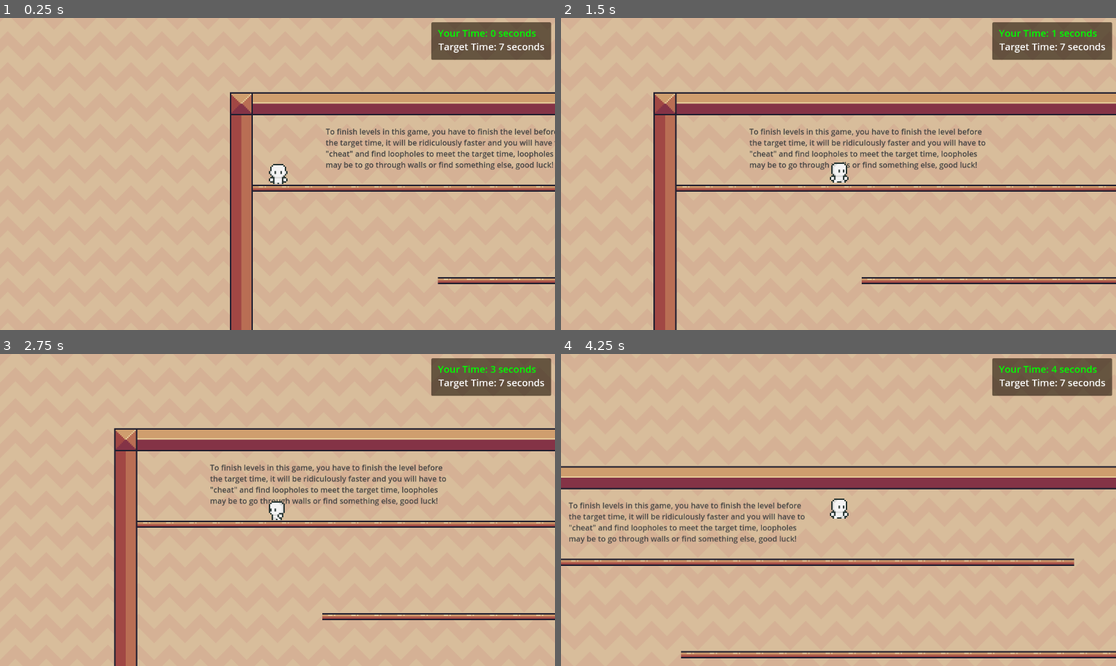
Above: before the commit, frames 1-4 (two rows, left to right).
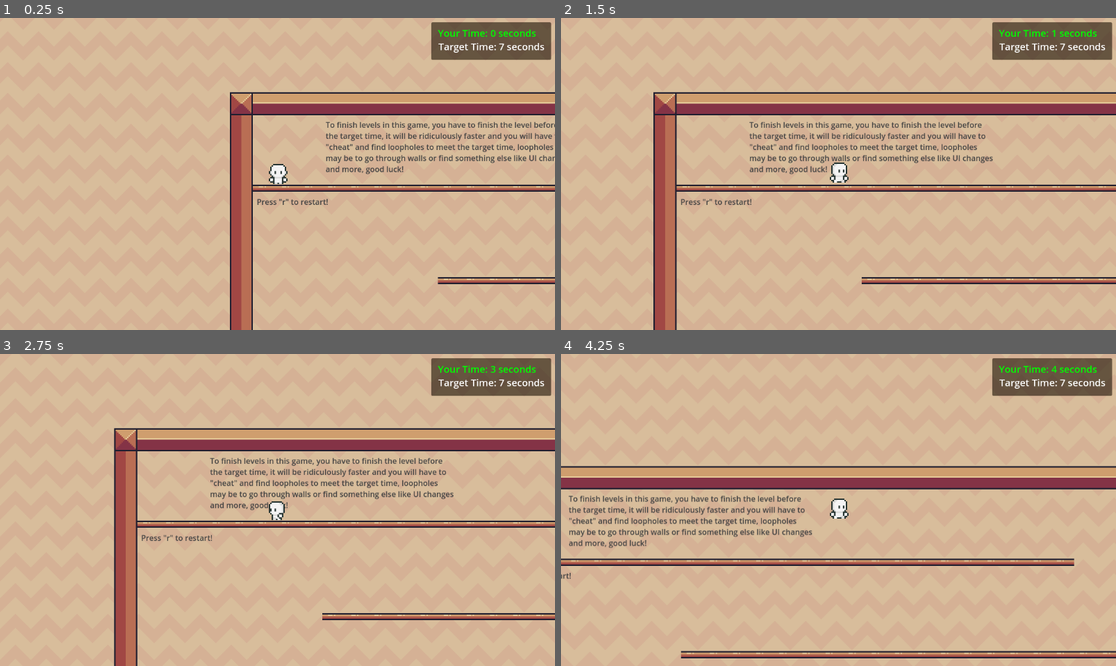
Above: after the commit, the same moments.

Repository: SwiftyProgrammer690/arcade-jam
Game: Godot game, scene res://Scenes/real_level_1.tscn
The game is run twice, just before and just after one commit, with the same random seed, the same clock (stepped at 60 frames per second) and the same inputs. This scene is started directly instead of the project's main scene.
Inputs:
- Up to frame 1 (0.25 s): no input
- Up to frame 2 (1.5 s): tap R at 0.5, 1.25 s; hold D (right) from 0.53 s (still down); tap Space (up) at 0.77 s
- Up to frame 3 (2.75 s): tap Space (up) at 1.52 s; tap R at 2 s; release D (right) at 2.03 s; hold A (left) from 2.03 s (still down)
- Up to frame 4 (4.25 s): tap R at 2.75, 3.5 s; release A (left) at 2.78 s; hold D (right) from 2.78 s (still down); tap Space (up) at 3.02, 3.77 s

The runs differ from the first frame. In frame 1, 3.3% of the frame differs, in the area x 46-100%, y 33-60%; in frame 2, 3.3%; in frame 3, 3.4%; in frame 4, 3.4%, in the area x 0-46%, y 45-73%.

Commit message:
8

Diff:
--- a/Scenes/real_level_1.tscn
+++ b/Scenes/real_level_1.tscn
@@ -641,22 +641,6 @@
 texture = ExtResource("1_1bkut")
 stretch_mode = 1
 
-[node name="RichTextLabel" type="RichTextLabel" parent="."]
-modulate = Color(0.258824, 0.258824, 0.258824, 1)
-offset_left = 439.0
-offset_top = 645.0
-offset_right = 949.0
-offset_bottom = 768.0
-text = "To finish levels in this game, you have to finish the level before the target time, it will be ridiculously faster and you will have to \"cheat\" and find loopholes to meet the target time, loopholes may be to go through walls or find something else, good luck!"
-
-[node name="RichTextLabel2" type="RichTextLabel" parent="."]
-modulate = Color(0.258824, 0.258824, 0.258824, 1)
-offset_left = 1474.0
-offset_top = 1668.0
-offset_right = 1786.0
-offset_bottom = 1791.0
-text = "Alright fine, i just wanted to waste your time... here is the real game..."
-
 [node name="TileMap" type="TileMap" parent="."]
 texture_filter = 1
 position = Vector2(0, -1)
@@ -665,6 +649,32 @@
 format = 2
 layer_0/tile_data = PackedInt32Array(1048588, 1179648, 1, 1048589, 1179648, 1, 1048590, 1179648, 1, 1048591, 1179648, 1 …(3995 unchanged characters)…
 
+[node name="RichTextLabel" type="RichTextLabel" parent="."]
+modulate = Color(0.258824, 0.258824, 0.258824, 1)
+offset_left = 439.0
+offset_top = 631.0
+offset_right = 949.0
+offset_bottom = 754.0
+text = "To finish levels in this game, you have to finish the level before the target time, it will be ridiculously faster and you will have to \"cheat\" and find loopholes to meet the target time, loopholes may be to go through walls or find something else like UI changes and more, good luck!"
+
+[node name="RichTextLabel2" type="RichTextLabel" parent="."]
+modulate = Color(0.258824, 0.258824, 0.258824, 1)
+offset_left = 1613.0
+offset_top = 643.0
+offset_right = 1679.0
+offset_bottom = 872.0
+text = "For this first level, i will just give it to you
+
+----->"
+
+[node name="RichTextLabel3" type="RichTextLabel" parent="."]
+modulate = Color(0.258824, 0.258824, 0.258824, 1)
+offset_left = 296.0
+offset_top = 791.0
+offset_right = 482.0
+offset_bottom = 1020.0
+text = "Press \"r\" to restart!"
+
 [node name="checkpoint" parent="." instance=ExtResource("4_q67r8")]
 position = Vector2(2051, 704)
 scene = ExtResource("5_8651y")
@@ -680,6 +690,7 @@
 offset_top = -315.0
 offset_right = 568.0
 offset_bottom = -237.0
+metadata/_edit_use_anchors_ = true
 
 [node name="Label" type="Label" parent="Player/Camera2D"]
 unique_name_in_owner = true
@@ -689,6 +700,7 @@
 offset_bottom = -258.0
 theme_override_font_sizes/font_size = 20
 text = "Your Time:"
+metadata/_edit_use_anchors_ = true
 
 [node name="Dev Label" type="Label" parent="Player/Camera2D"]
 offset_left = 334.0
@@ -697,6 +709,23 @@
 offset_bottom = -251.0
 theme_override_font_sizes/font_size = 20
 text = "Target Time: 7 seconds"
+metadata/_edit_use_anchors_ = true
+
+[node name="Loss" type="Panel" parent="Player/Camera2D"]
+unique_name_in_owner = true
+visible = false
+offset_left = 686.0
+offset_top = -36.0
+offset_right = 1037.0
+offset_bottom = 372.0
+
+[node name="Win" type="Panel" parent="Player/Camera2D"]
+unique_name_in_owner = true
+visible = false
+offset_left = 686.0
+offset_top = -36.0
+offset_right = 1037.0
+offset_bottom = 372.0
 
 [node name="FakeTilemap" type="TileMap" parent="."]
 texture_filter = 1
--- a/Scripts/real_level_1.gd
+++ b/Scripts/real_level_1.gd
@@ -1,6 +1,9 @@
 extends Node2D
 
 @onready var label = %Label
+@onready var win_panel = %Win
+@onready var lose_sharvil = %Loss
+
 const red = Color(1.0,0.0,0.0,1.0)
 const green = Color(0.0, 1.0, 0.0, 1.0)
 const target_time = 7.5
@@ -12,6 +15,7 @@
 func _physics_process(delta):
 	if (stopwatch > target_time):
 		label.set("theme_override_colors/font_color", red)
+		win_panel.visible = true
 	else:
 		label.set("theme_override_colors/font_color", green)
 	label.text = "Your Time: " + str(round(stopwatch)) + " seconds"
Not shown, added: Assets/hitHurt.wav.import
Not shown, added: Assets/hitHurt.wav
